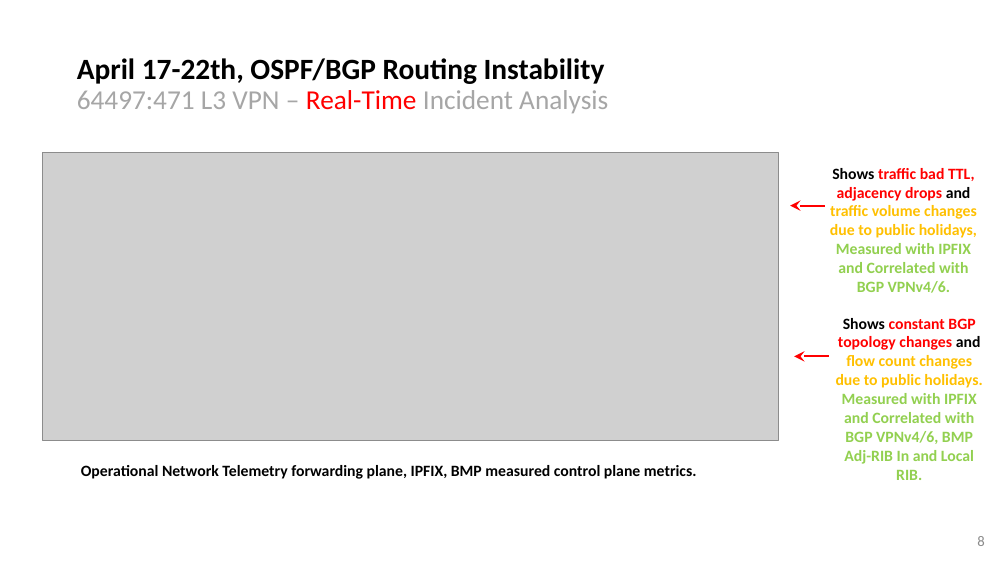
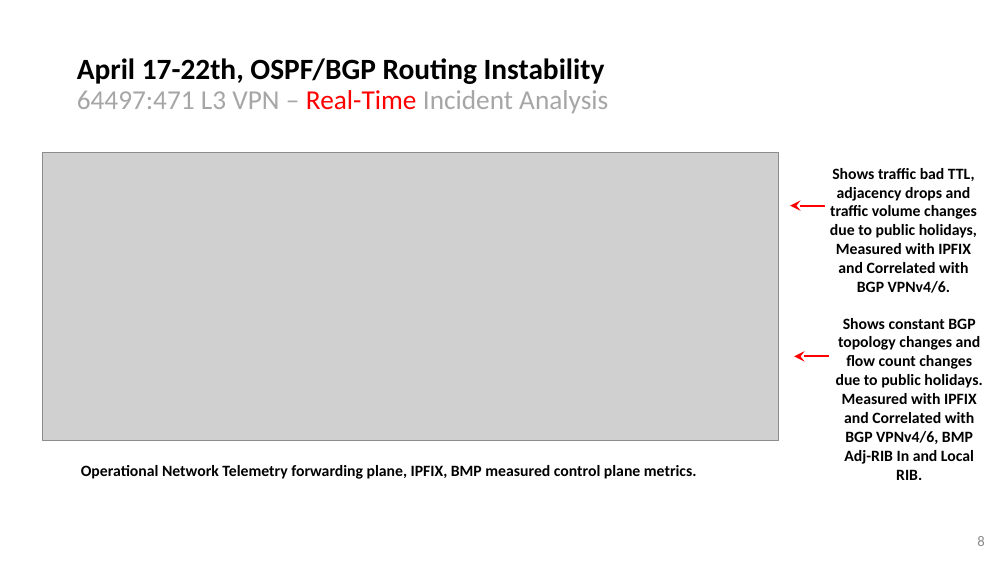
Before and after one commit to network-analytics/ietf-network-analytics-document-status, a slide deck: slide 8 of 123/NMOP/draft-ietf-nmop-network-anomaly-architecture-semantics-lifecycle.pptx. Drawn at 1008x567 pixels with LibreOffice and Linux fonts; fonts in the diff are those of the drawing; grey boxes stand for pictures. Boxes give left, top, right and bottom in pixels: in the first picture for what was removed or moved away, otherwise in the second. Text is boxed around its words. In the diff, an @@ line names an element or a change of style, - is before the commit and + after.

```diff
--- a/123/NMOP/draft-ietf-nmop-network-anomaly-architecture-semantics-lifecycle.pptx
+++ b/123/NMOP/draft-ietf-nmop-network-anomaly-architecture-semantics-lifecycle.pptx
@@ text "Shows traffic bad TTL, adjacency ..." at [830, 168, 977, 293]: text colour #FF0000 to #000000 in "traffic bad TTL, adjacency drops"; text colour #FFC000 to #000000 in "traffic volume changes due to public holidays,"; text colour #92D050 to #000000 in "Measured with IPFIX and Correlated with BGP ..." @@
@@ text "Shows constant BGP topology changes ..." at [836, 318, 982, 480]: text colour #FF0000 to #000000 in "constant BGP topology changes"; text colour #FFC000 to #000000 in "flow count changes due to public holidays."; text colour #92D050 to #000000 in "Measured with IPFIX and Correlated with BGP ..." @@
```
Also in this commit, not shown: 3 other slides changed, 1 other file.
